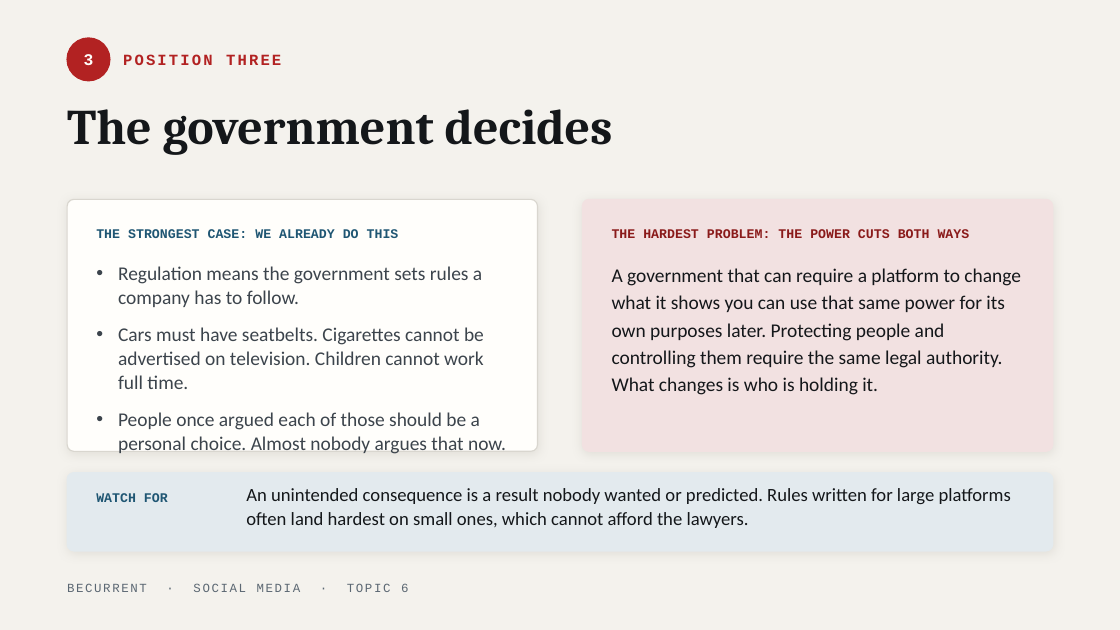
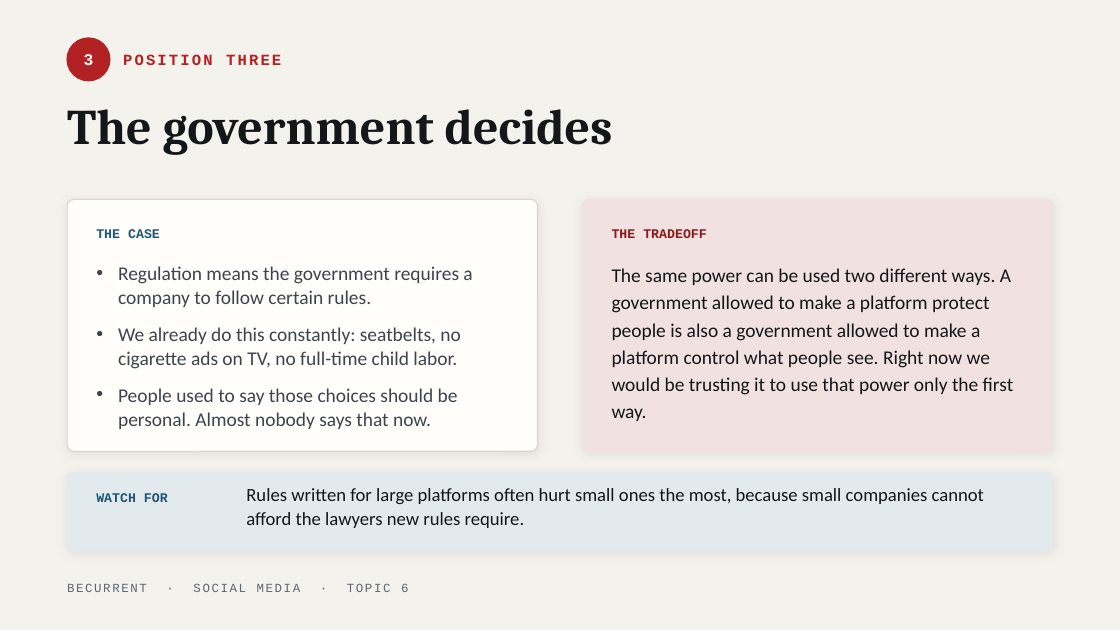
Before and after one commit to JeffAndersonLogic/BeCurrent, a slide deck: slide 8 of social-media/decks/topic-06-who-gets-to-decide.pptx. Drawn at 1120x630 pixels with LibreOffice and Linux fonts; fonts in the diff are those of the drawing. Boxes give left, top, right and bottom in pixels: in the first picture for what was removed or moved away, otherwise in the second. Text is boxed around its words. In the diff, an @@ line names an element or a change of style, - is before the commit and + after.

```diff
--- a/social-media/decks/topic-06-who-gets-to-decide.pptx
+++ b/social-media/decks/topic-06-who-gets-to-decide.pptx
@@ text at [96,229,160,238]: text changed @@
-THE STRONGEST CASE: WE ALREADY DO THIS
+THE CASE
@@ text at [612,229,707,238]: text changed @@
-THE HARDEST PROBLEM: THE POWER CUTS BOTH WAYS
+THE TRADEOFF
@@ text at [118,266,472,429]: text changed @@
-• Regulation means the government sets rules a company has to follow.
-• Cars must have seatbelts. Cigarettes cannot be advertised on television. Children cannot work full time.
-• People once argued each of those should be a personal choice. Almost nobody argues that now.
+• Regulation means the government requires a company to follow certain rules.
+• We already do this constantly: seatbelts, no cigarette ads on TV, no full-time child labor.
+• People used to say those choices should be personal. Almost nobody says that now.
@@ text at [612,268,1014,421]: text changed @@
-A government that can require a platform to change what it shows you can use that same power for its own purposes later. Protecting people and controlling them require the same legal authority. What changes is who is holding it.
+The same power can be used two different ways. A government allowed to make a platform protect people is also a government allowed to make a platform control what people see. Right now we would be trusting it to use that power only the first way.
@@ text at [246,488,984,528]: text changed @@
-An unintended consequence is a result nobody wanted or predicted. Rules written for large platforms often land hardest on small ones, which cannot afford the lawyers.
+Rules written for large platforms often hurt small ones the most, because small companies cannot afford the lawyers new rules require.
```
Also in this commit, not shown: 6 other slides changed, 11 other files.
